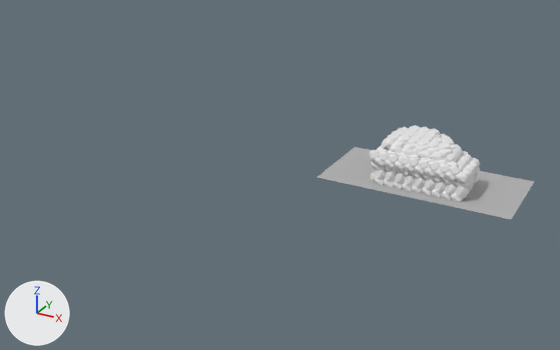
A saved change to the FBX model Assets/Models/fbx/maps/medicine-map.fbx.
The view is the same before and after, from a 50 mm camera at (41.0, -181.5, 88.5) aimed at (-47.4, -20.7, 8.1). Lighting does not change. The marker at lower left points along +X, +Y and +Z. The picture after the commit comes second. Where no turn or scale is listed for an object, it has been applied to the vertices.
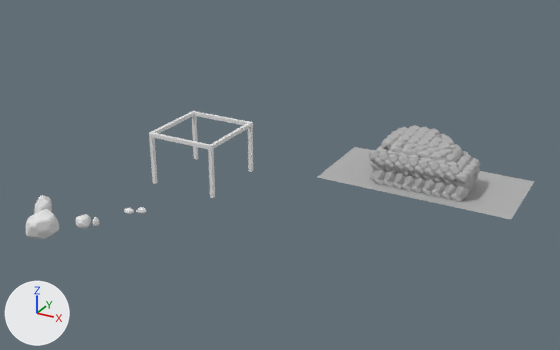
Location of each change, [x1, y1, x2, y2] in pixels of the pictures (560 x 350 px):
'Icosphere.024', recoloured (white to grey): [372, 168, 478, 197] in both
'Icosphere.012', recoloured (white to grey): [386, 125, 454, 150] in both
'Cube.015', added: after [149, 116, 253, 198]
'Icosphere.004', recoloured (white to grey): [369, 150, 472, 177] in both
'Icosphere.007', recoloured (white to grey): [372, 157, 480, 183] in both
'Icosphere.031', added: after [25, 209, 59, 239]
'Icosphere.017', recoloured (white to grey): [384, 127, 463, 162] in both
'Icosphere.009', recoloured (white to grey): [370, 172, 474, 202] in both
'Cube.016', added: after [149, 112, 252, 150]
'Cube.017', added: after [149, 111, 253, 149]
'Icosphere.014', recoloured (white to grey): [371, 162, 480, 188] in both
'Icosphere.026', recoloured (white to grey): [381, 134, 456, 158] in both
'Icosphere.010', recoloured (white to grey): [376, 146, 469, 167] in both
'Icosphere.032', added: after [34, 195, 52, 214]
'Icosphere.030', added: after [75, 214, 91, 228]
'Icosphere.025', added: after [124, 208, 134, 214]
'Icosphere', added: after [137, 207, 146, 214]
'Icosphere.027', added: after [93, 217, 99, 226]

What the commit changed:
me_icosphere_009 has 4380 vertices, 4440 faces and spans x -1.6..25.2, y -14.2..6.0, z -1.4..1.7.
me_icosphere_009 gains material mat_stone (grey #b2b2b2).
me_icosphere_116 has 5256 vertices, 5328 faces and spans x -10.0..7.8, y -7.6..5.1, z -1.7..1.5.
me_icosphere_116 gains material mat_stone (grey #b2b2b2).
me_icosphere_059 has 3168 vertices, 3216 faces and spans x -25.1..2.1, y -10.8..8.6, z -1.4..1.4.
me_icosphere_059 gains material mat_stone (grey #b2b2b2).
me_icosphere_091 has 3168 vertices, 3216 faces and spans x -21.2..1.8, y -9.1..7.2, z -1.1..1.1.
me_icosphere_091 gains material mat_stone (grey #b2b2b2).
me_icosphere_115 has 2628 vertices, 2664 faces and spans x -11.0..8.6, y -8.4..5.6, z -2.0..1.7.
me_icosphere_115 gains material mat_stone (grey #b2b2b2).
me_icosphere_069 has 4380 vertices, 4440 faces and spans x -3.0..22.4, y -17.0..3.3, z -1.7..1.5.
me_icosphere_069 gains material mat_stone (grey #b2b2b2).
me_icosphere_071 has 4380 vertices, 4440 faces and spans x -1.6..26.1, y -14.7..6.2, z -1.4..1.6.
me_icosphere_071 gains material mat_stone (grey #b2b2b2).
me_icosphere_051 has 5100 vertices, 5160 faces and spans x -1.5..25.6, y -17.2..2.6, z -1.7..1.7.
me_icosphere_051 gains material mat_stone (grey #b2b2b2).
me_icosphere_096 has 2508 vertices, 2546 faces and spans x -2.2..18.7, y -2.8..13.1, z -1.6..1.6.
me_icosphere_096 gains material mat_stone (grey #b2b2b2).
Mesh me_icosphere_016 is new.
It has 130 vertices, 132 faces and spans x -0.83..0.82, y -0.82..0.82, z -1.16..1.29.
Mesh me_icosphere_019 is new.
It has 146 vertices, 148 faces and spans x -4.02..4.14, y -4.03..4.03, z -3.77..3.23.
Mesh me_cube_016 is new.
It consists of a box spanning x -0.5..0.5, y -0.5..0.5, z -7.0..7.0; a box spanning x 18.5..19.5, y -0.5..0.5, z -7.0..7.0; a box spanning x -0.5..0.5, y -20.3..-19.3, z -7.0..7.0; a box spanning x 18.5..19.5, y -20.3..-19.3, z -7.0..7.0.
Mesh me_cube_018 is new.
It consists of a box spanning x -0.5..0.5, y -10.4..10.4, z -0.5..0.5; a box spanning x 18.7..19.7, y -10.4..10.4, z -0.5..0.5.
Mesh me_icosphere_020 is new.
It has 132 vertices, 134 faces and spans x -2.42..2.41, y -2.3..2.3, z -3.74..3.61.
Mesh me_cube_017 is new.
It consists of a box spanning x -10.0..10.0, y -0.5..0.5, z -0.5..0.5; a box spanning x -10.0..10.0, y -20.4..-19.4, z -0.5..0.5.
Mesh me_icosphere is new.
It has 146 vertices, 148 faces and spans x -1.32..1.23, y -0.81..0.82, z -0.84..0.81.
Mesh me_icosphere_015 is new.
It has 130 vertices, 132 faces and spans x -1.42..1.44, y -0.82..0.82, z -0.8..0.84.
Mesh me_icosphere_018 is new.
It has 170 vertices, 172 faces and spans x -1.88..1.72, y -1.92..1.93, z -1.53..1.51.
Object 'Icosphere.027' (ob_icosphere_027) is new; it shows me_icosphere_016.
Its location is (-82.6, -52.1, 0.0).
Object 'Icosphere.031' (ob_icosphere_031) is new; it shows me_icosphere_019.
Its location is (-94.0, -59.2, 0.0).
Object 'Cube.015' (ob_cube_015) is new; it shows me_cube_016.
Its location is (-83.6, -6.7, 7.3).
Object 'Cube.017' (ob_cube_017) is new; it shows me_cube_018.
Its location is (-83.7, -16.6, 14.6).
Object 'Icosphere.032' (ob_icosphere_032) is new; it shows me_icosphere_020.
Its location is (-97.9, -54.5, 1.0).
Object 'Cube.016' (ob_cube_016) is new; it shows me_cube_017.
Its location is (-74.1, -6.7, 14.5).
Object 'Icosphere' (ob_icosphere) is new; it shows me_icosphere.
Its location is (-75.5, -42.7, 0.7).
Object 'Icosphere.025' (ob_icosphere_025) is new; it shows me_icosphere_015.
Its location is (-78.3, -44.4, 0.7).
Object 'Icosphere.030' (ob_icosphere_030) is new; it shows me_icosphere_018.
Its location is (-85.5, -53.3, 0.0).
